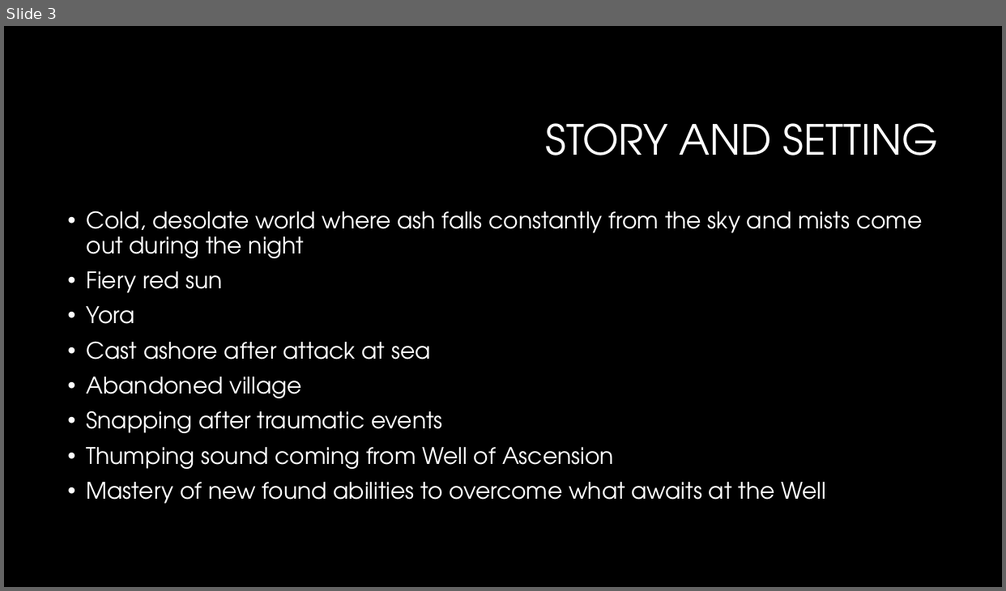
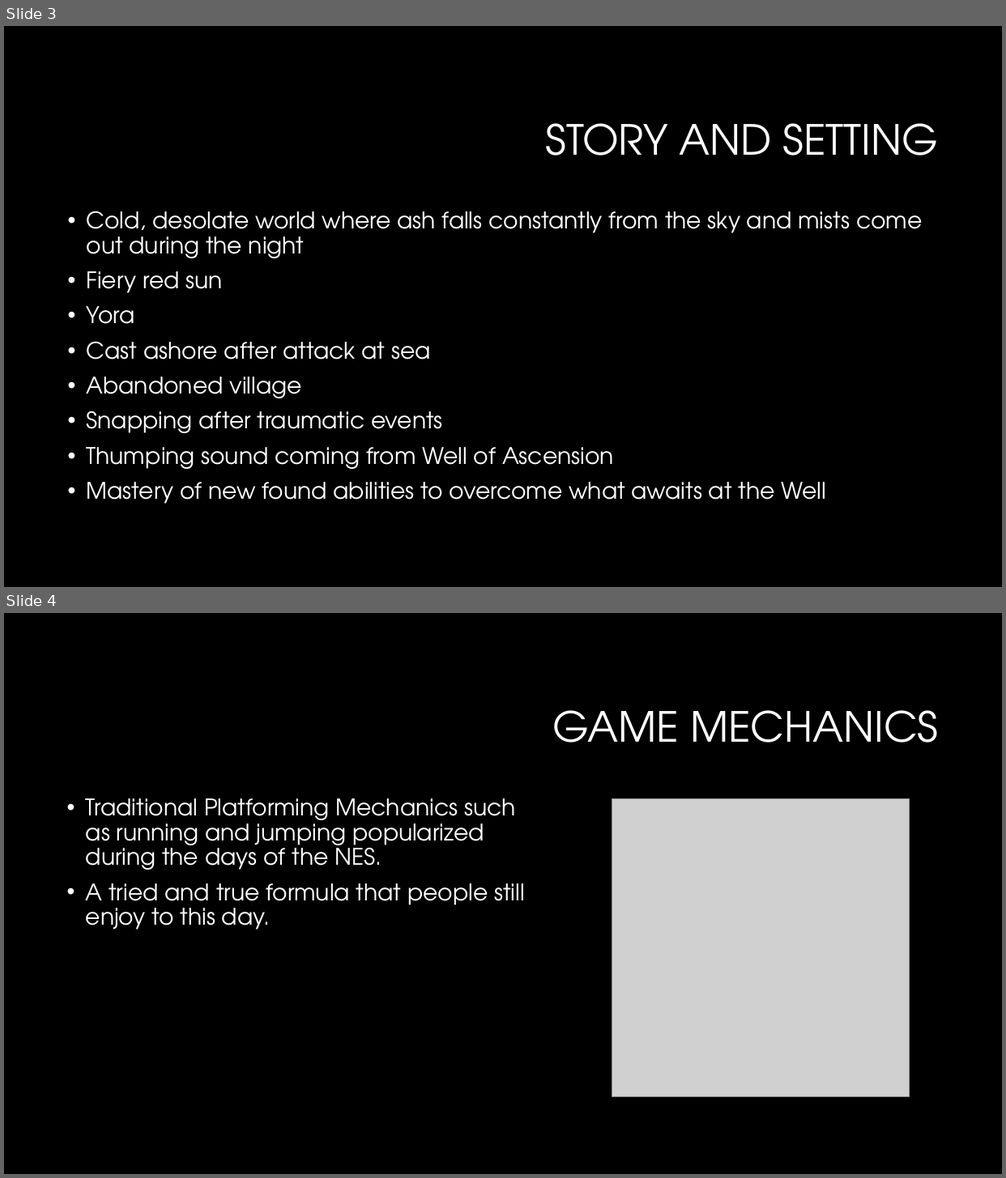
Before and after one commit to christian-plourde/COMP376-Project, a slide deck: Proposal/Proposal_Presentation.pptx. Shown one above the other, each under a label of ours: slide 3 before the commit, slides 3 and 4 after it. The pictures are 1006x591 and 1006x1178 pixels, drawn with LibreOffice and Linux fonts; fonts in the diff are those of the drawing; grey boxes stand for pictures; background and template pictures are left out. Boxes give left, top, right and bottom in pixels: in the first picture for what was removed or moved away, otherwise in the second. Text is boxed around its words. In the diff, an @@ line names an element or a change of style, - is before the commit and + after.

```diff
--- a/Proposal/Proposal_Presentation.pptx
+++ b/Proposal/Proposal_Presentation.pptx
@@ slide 4 added at box(4, 613, 1002, 1174), background #000000 @@
@@ title added at box(553, 710, 938, 743), 40 pt, text #FFFFFF @@
+GAME MECHANICS
@@ text added at box(86, 798, 525, 930), 22 pt, text #FFFFFF @@
+• Traditional Platforming Mechanics such as running and jumping popularized during the days of the NES.
+• A tried and true formula that people still enjoy to this day.
@@ picture added at box(612, 799, 910, 1097) @@
```
Also in this commit, not shown: 1 other slide added.
